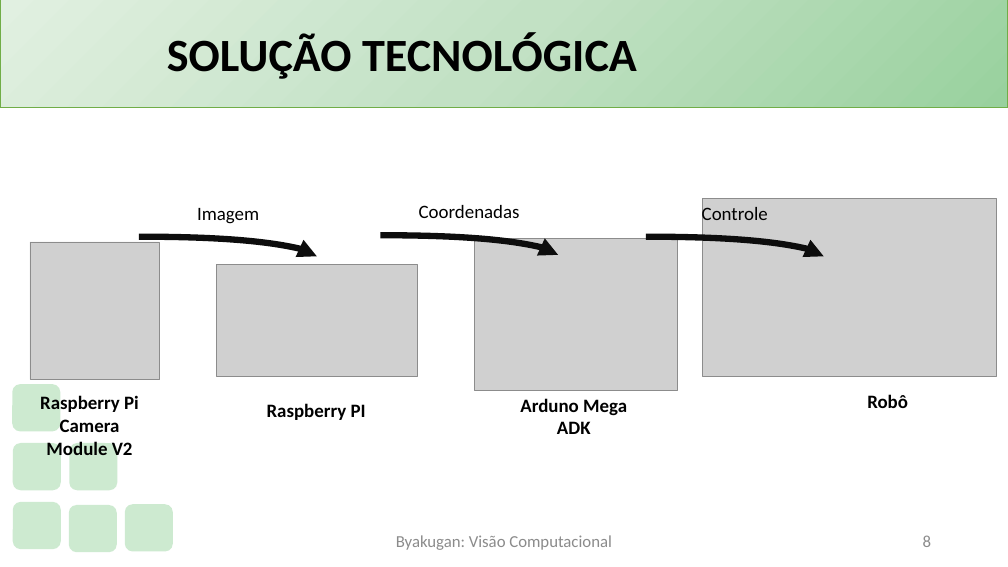
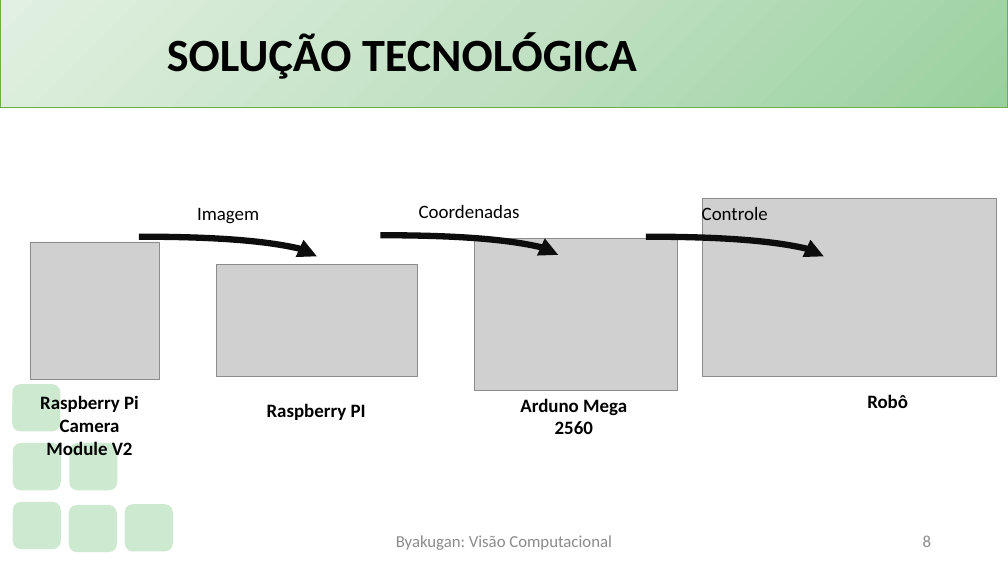
Before and after one commit to PauloVLB/Projeto_Integrador, a slide deck: slide 8 of Slide.pptx. Drawn at 1008x567 pixels with LibreOffice and Linux fonts; fonts in the diff are those of the drawing; grey boxes stand for pictures; background and template pictures are left out. Boxes give left, top, right and bottom in pixels: in the first picture for what was removed or moved away, otherwise in the second. Text is boxed around its words. In the diff, an @@ line names an element or a change of style, - is before the commit and + after.

```diff
--- a/Slide.pptx
+++ b/Slide.pptx
@@ text at (x1=520, y1=398, x2=627, y2=434): text changed @@
-Arduno Mega ADK
+Arduno Mega 2560
```
Also in this commit, not shown: 2 other slides changed, 1 other file.
